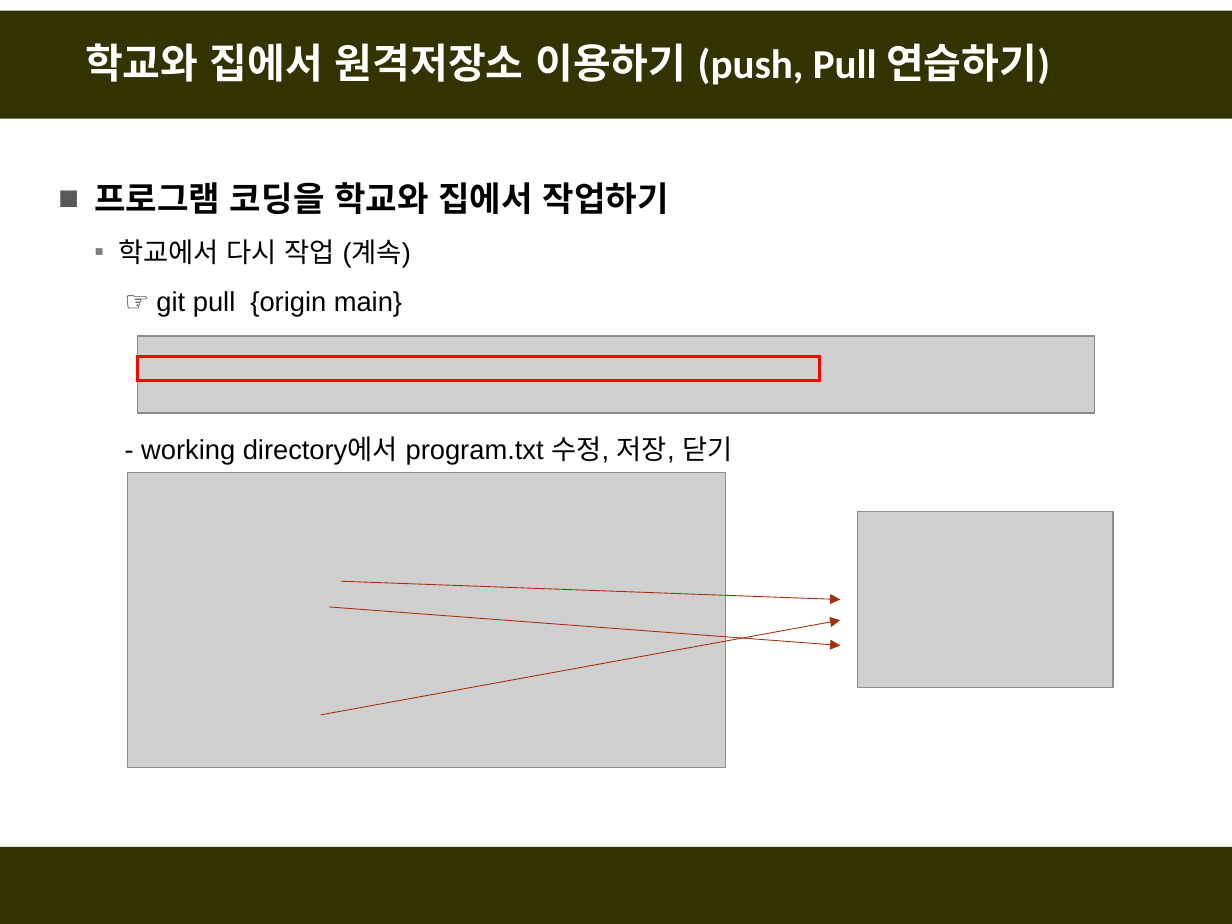
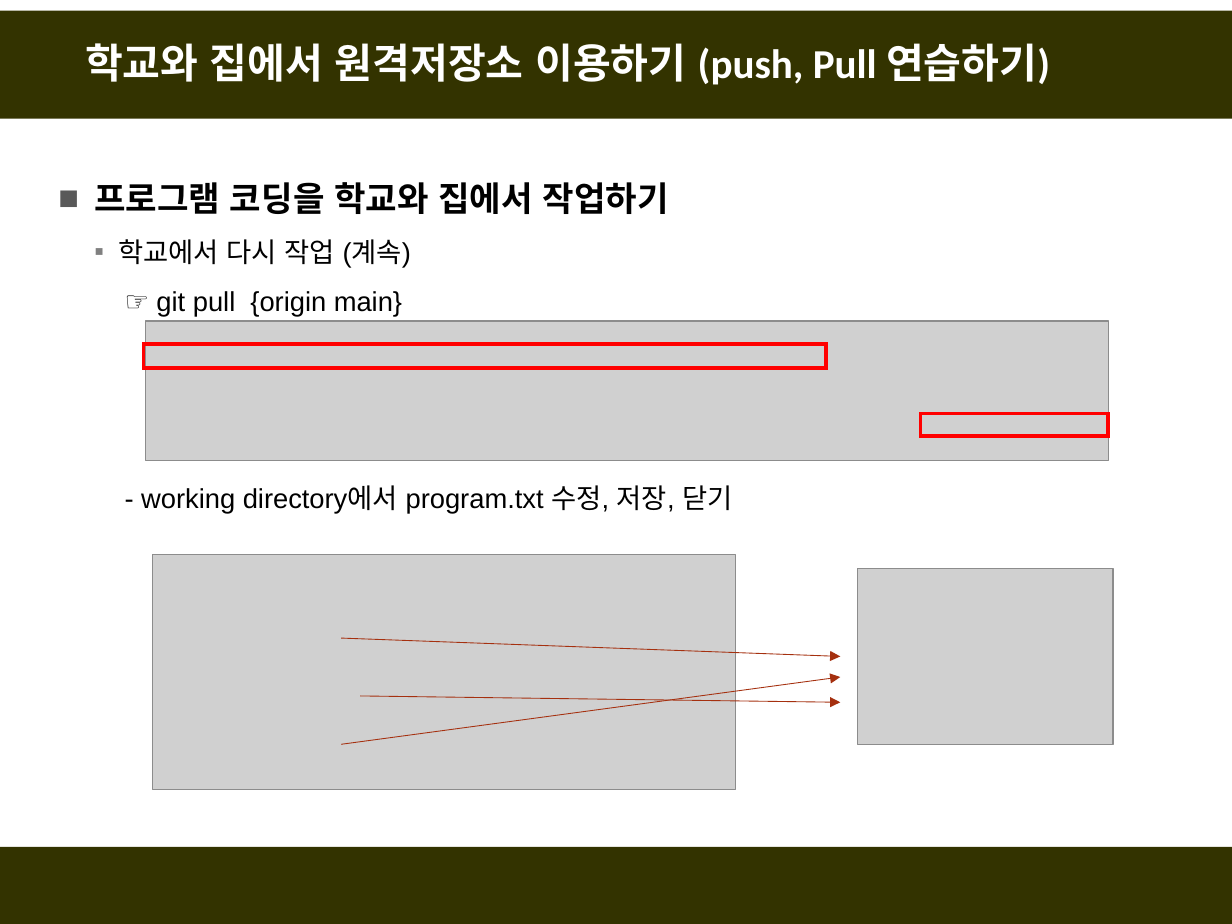
Before and after one commit to fasthill/github-lecture, a slide deck: slide 39 of git및github첫걸음2-원격저장소만들기.pptx. Drawn at 1232x924 pixels with LibreOffice and Linux fonts; fonts in the diff are those of the drawing; grey boxes stand for pictures. Boxes give left, top, right and bottom in pixels: in the first picture for what was removed or moved away, otherwise in the second. Text is boxed around its words. In the diff, an @@ line names an element or a change of style, - is before the commit and + after.

```diff
--- a/git및github첫걸음2-원격저장소만들기.pptx
+++ b/git및github첫걸음2-원격저장소만들기.pptx
@@ text "프로그램 코딩을 학교와 집에서 작업하기" rewrapped from bbox=[94, 182, 732, 465] to bbox=[94, 182, 732, 514] @@
@@ picture: place and size @@
-picture at bbox=[137, 336, 1094, 413]
+picture at bbox=[145, 322, 1108, 462]
@@ rectangle: place and size @@
-rectangle at bbox=[137, 357, 819, 381]
+rectangle at bbox=[144, 344, 827, 367]
@@ rectangle added at bbox=[920, 414, 1109, 436], outline #FF0000 2 pt @@
@@ picture: place and size @@
-picture at bbox=[128, 473, 726, 769]
+picture at bbox=[153, 554, 736, 790]
@@ picture: place and size @@
-picture at bbox=[857, 511, 1112, 687]
+picture at bbox=[857, 568, 1112, 744]
@@ arrow moved from (341, 582) - (840, 600) to (341, 638) - (840, 657) @@
@@ arrow moved from (320, 715) - (840, 620) to (341, 744) - (840, 678) @@
@@ arrow moved from (329, 607) - (840, 646) to (360, 696) - (840, 702) @@
```
Also in this commit, not shown: 7 other slides changed.
